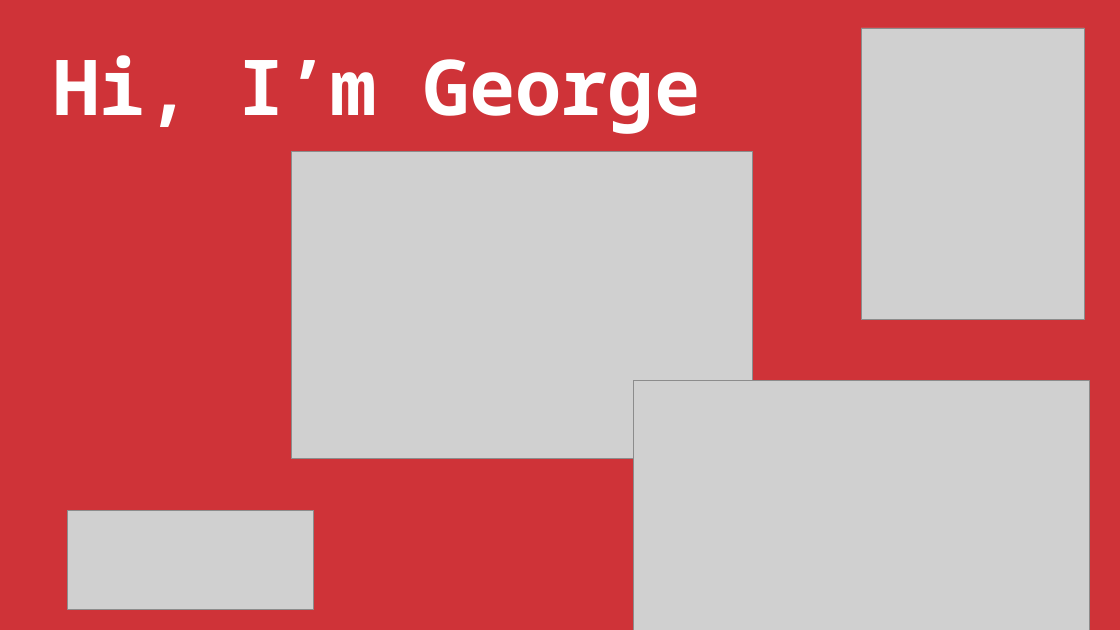
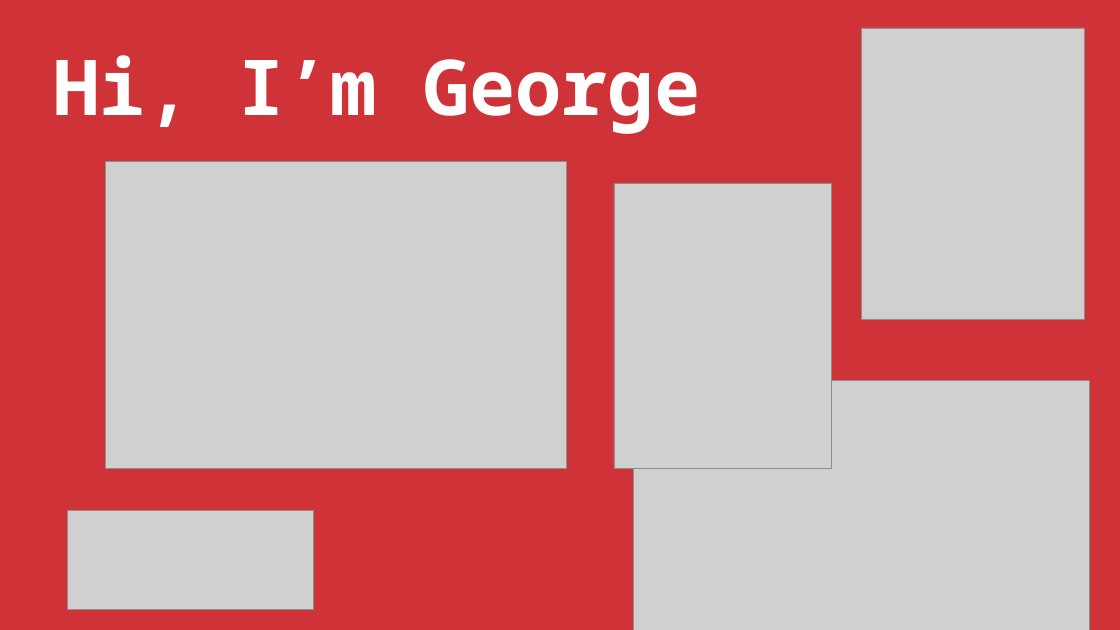
Before and after one commit to stringfestdata/xlgs-mc-2025, a slide deck: slide 2 of xlgs-analytics-2_0-slides.pptx. Drawn at 1120x630 pixels with LibreOffice and Linux fonts; fonts in the diff are those of the drawing; grey boxes stand for pictures. Boxes give left, top, right and bottom in pixels: in the first picture for what was removed or moved away, otherwise in the second. Text is boxed around its words. In the diff, an @@ line names an element or a change of style, - is before the commit and + after.

```diff
--- a/xlgs-analytics-2_0-slides.pptx
+++ b/xlgs-analytics-2_0-slides.pptx
@@ picture: place and size @@
-picture at box(291, 152, 753, 459)
+picture at box(105, 161, 567, 468)
@@ picture added at box(614, 183, 832, 469) @@
```
Also in this commit, not shown: 3 other slides changed.
